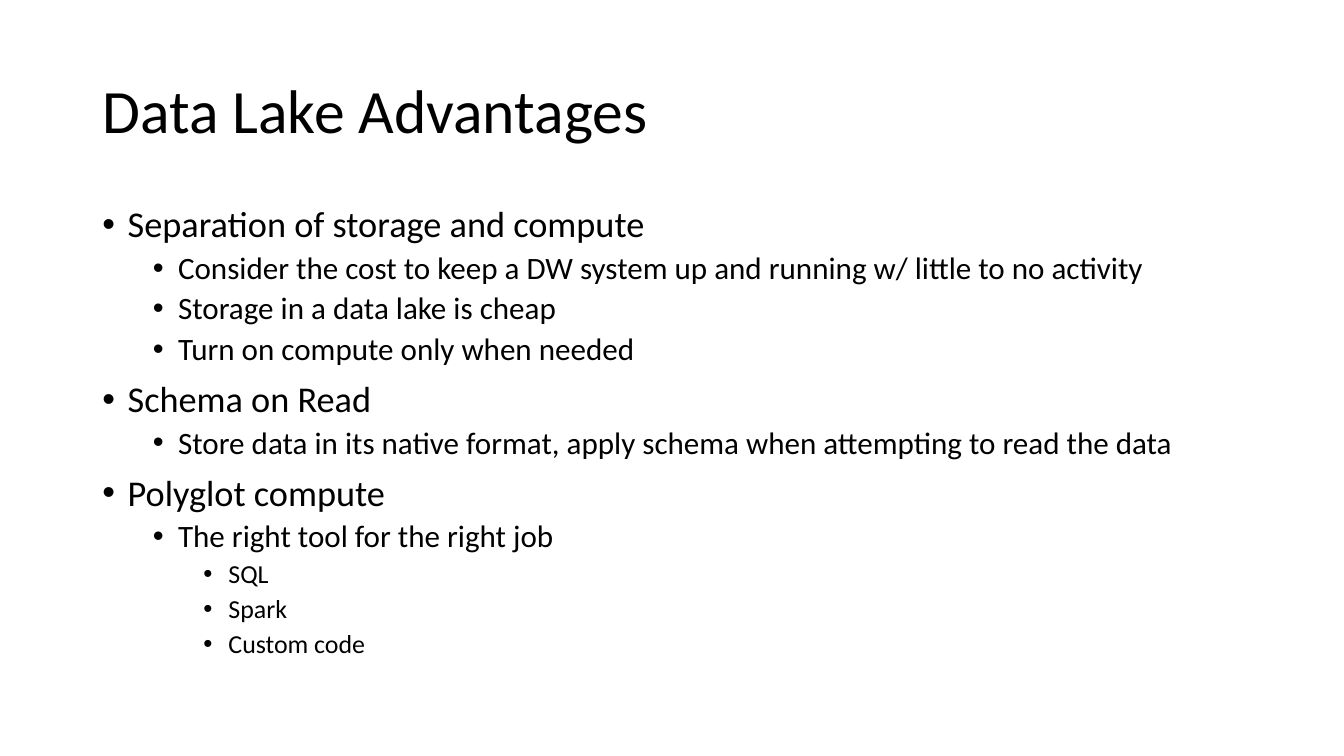
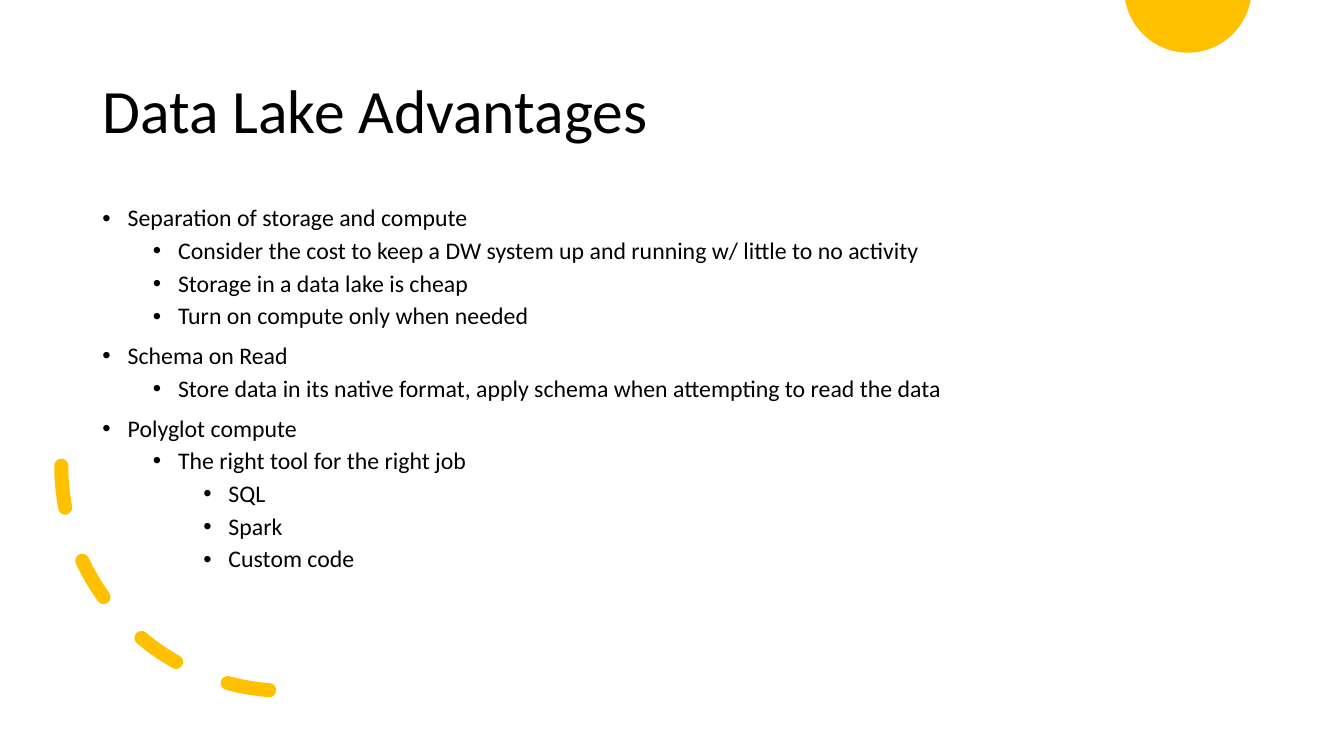
Before and after one commit to shswindell42/Presentations, a slide deck: slide 7 of Building a Data Lakehouse/Building a Data Lakehouse.pptx. Drawn at 1344x756 pixels with LibreOffice and Linux fonts; fonts in the diff are those of the drawing. Boxes give left, top, right and bottom in pixels: in the first picture for what was removed or moved away, otherwise in the second. Text is boxed around its words. In the diff, an @@ line names an element or a change of style, - is before the commit and + after.

Commit message:
Added style

```diff
--- a/Building a Data Lakehouse/Building a Data Lakehouse.pptx
+++ b/Building a Data Lakehouse/Building a Data Lakehouse.pptx
@@ freeform shape added at [1125, 0, 1250, 52], fill #FFC000 @@
@@ text "Separation of storage and compute" at [128, 209, 941, 567]: size 25.9 to 17 pt in "Separation of storage and compute", "Schema on Read", "Polyglot compute"; size 22.2 to 17 pt in "Consider the cost to keep a DW ...", "Storage in a data lake is cheap", "Turn on compute only when needed", "Store data in its native format, apply ..." and 1 more places; size 18.5 to 17 pt in "SQL", "Spark", "Custom code" @@
@@ arc (boxed as its full ellipse) added at [62, 241, 512, 692], outline #FFC000 10 pt dashed @@
```
Also in this commit, not shown: 12 other slides changed.
